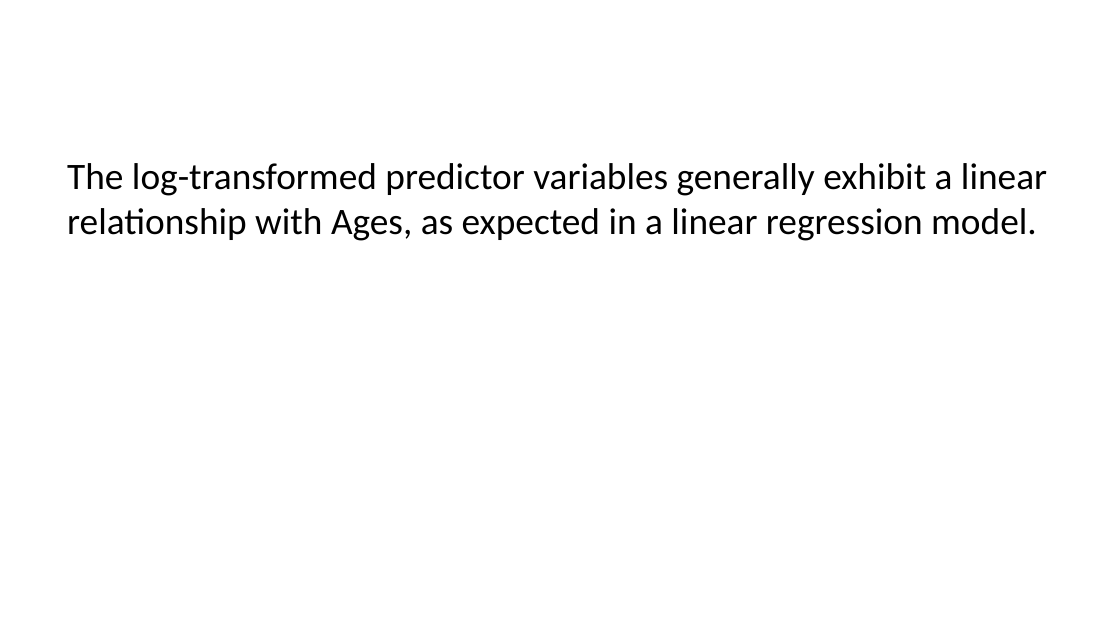
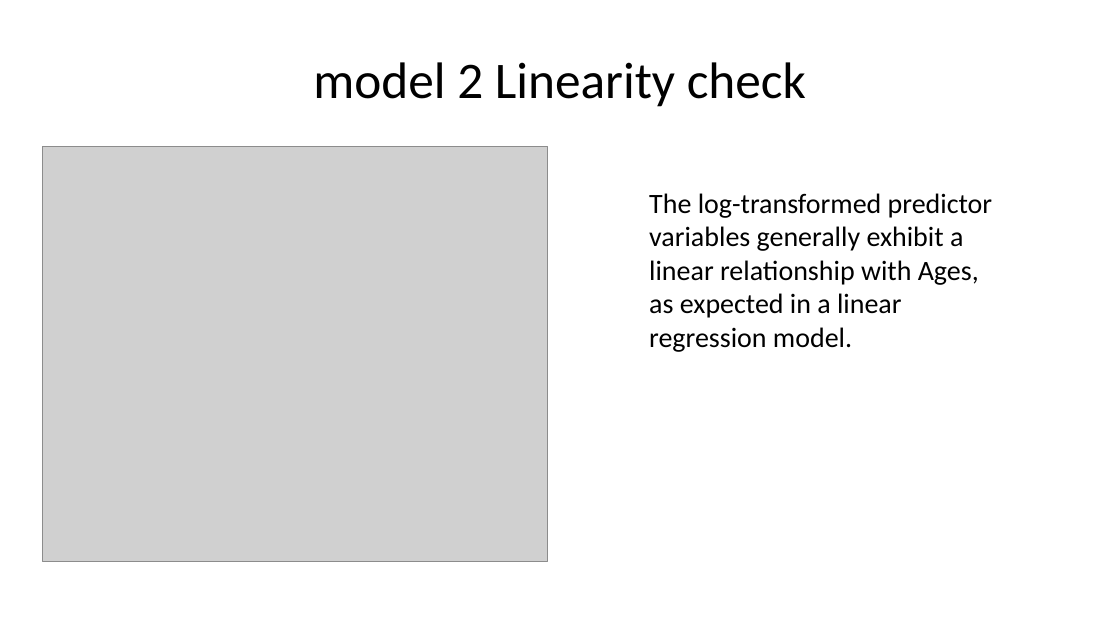
Before and after one commit to Yolanda101/quarto-slides, a slide deck: slide 3 of hello (3).pptx (slide 4 before the commit). Drawn at 1120x630 pixels with LibreOffice and Linux fonts; fonts in the diff are those of the drawing; grey boxes stand for pictures. Boxes give left, top, right and bottom in pixels: in the first picture for what was removed or moved away, otherwise in the second. Text is boxed around its words. In the diff, an @@ line names an element or a change of style, - is before the commit and + after.

```diff
--- a/hello (3).pptx
+++ b/hello (3).pptx
@@ title added at bbox=[313, 62, 806, 107], 33 pt, text #000000 @@
+model 2 Linearity check
@@ picture added at bbox=[43, 147, 548, 562] @@
@@ text "The log-transformed predictor variables generally ...": place and size @@
-text "The log-transformed predictor variables generally ..." at bbox=[67, 163, 1047, 241]
+text "The log-transformed predictor variables generally ..." at bbox=[649, 193, 992, 352]
@@ text "The log-transformed predictor variables generally ..." at bbox=[649, 193, 992, 352]: size 24 to 18 pt; less space between paragraphs @@
```
Also in this commit, not shown: 3 other slides changed, 1 slide added, 5 slides removed.
